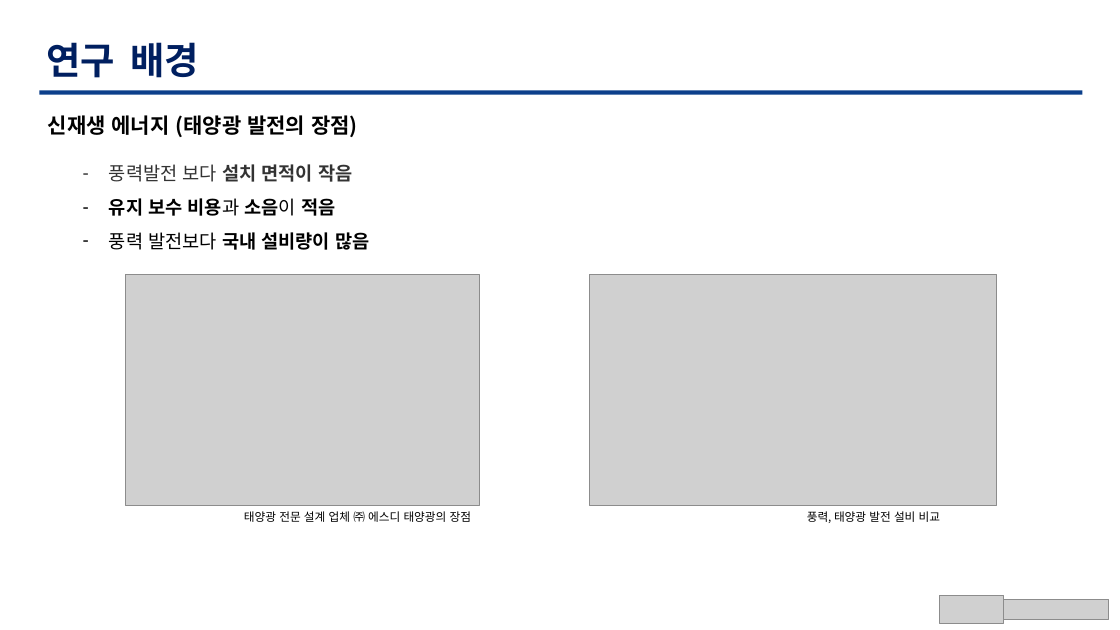
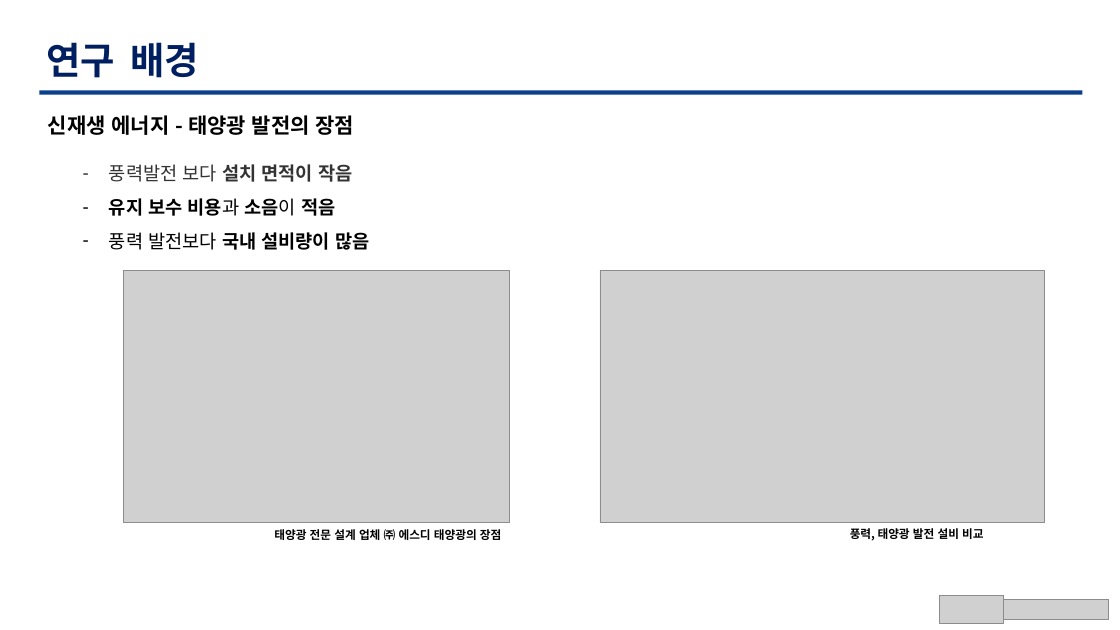
Before and after one commit to TaegyuHan/Solar_radiation_prediction_model, a slide deck: slide 6 of KICS_PT/[KICS] 동향 poster - 복사본.pptx. Drawn at 1120x630 pixels with LibreOffice and Linux fonts; fonts in the diff are those of the drawing; grey boxes stand for pictures. Boxes give left, top, right and bottom in pixels: in the first picture for what was removed or moved away, otherwise in the second. Text is boxed around its words. In the diff, an @@ line names an element or a change of style, - is before the commit and + after.

```diff
--- a/KICS_PT/[KICS] 동향 poster - 복사본.pptx
+++ b/KICS_PT/[KICS] 동향 poster - 복사본.pptx
@@ text at [48, 115, 355, 135]: text changed @@
-신재생 에너지 (태양광 발전의 장점)
+신재생 에너지 - 태양광 발전의 장점
@@ picture: place and size @@
-picture at [125, 274, 479, 506]
+picture at [124, 271, 510, 523]
@@ picture: place and size @@
-picture at [590, 274, 997, 506]
+picture at [600, 271, 1044, 523]
@@ text "태양광 전문 설계 업체 ㈜ ..." at [274, 529, 501, 540]: bold on @@
@@ text "태양광 전문 설계 업체 ㈜ ...": place and size @@
-text "태양광 전문 설계 업체 ㈜ ..." at [244, 511, 471, 522]
+text "태양광 전문 설계 업체 ㈜ ..." at [274, 529, 501, 540]
@@ text "풍력, 태양광 발전 설비 비교": place and size @@
-text "풍력, 태양광 발전 설비 비교" at [807, 511, 940, 523]
+text "풍력, 태양광 발전 설비 비교" at [850, 528, 983, 541]
@@ text "풍력, 태양광 발전 설비 비교" at [850, 528, 983, 541]: bold on @@
```
Also in this commit, not shown: 8 other slides changed, 2 other files.
